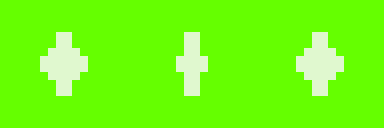
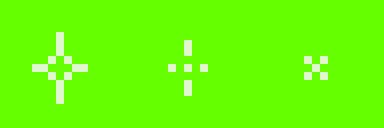
Comparing the layer stacks of the two 384x128 images. Changes:
added layer "Layer 5 copy" above "Layer 5" over [168, 40, 328, 96]
added layer "Layer 5" above "Layer 4" over [32, 32, 88, 104]
hid "Layer 4" over [40, 32, 344, 96]
